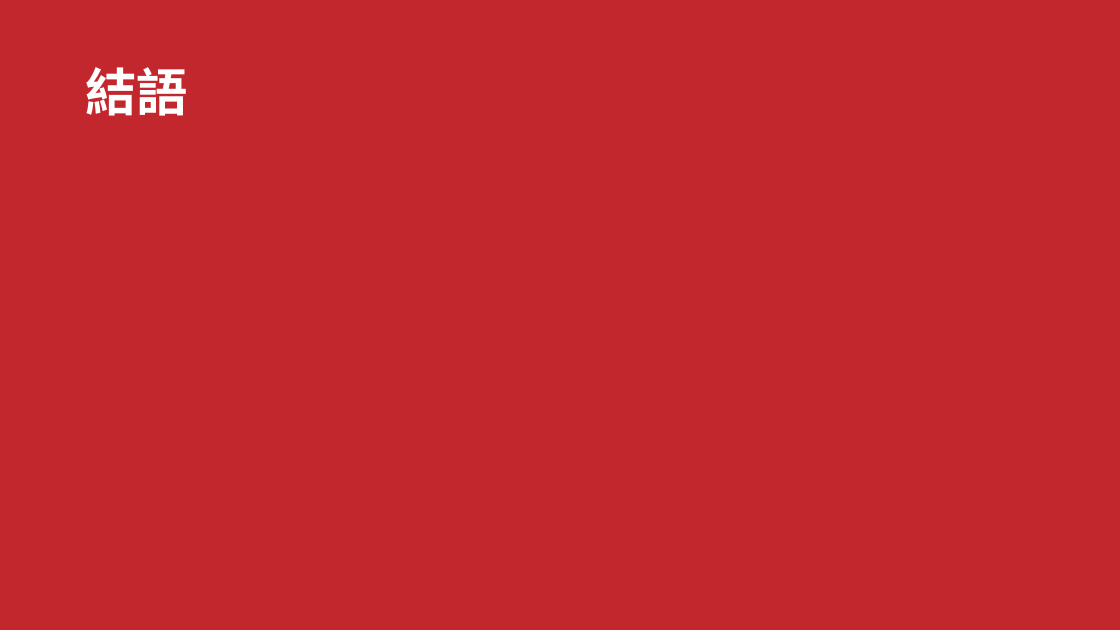
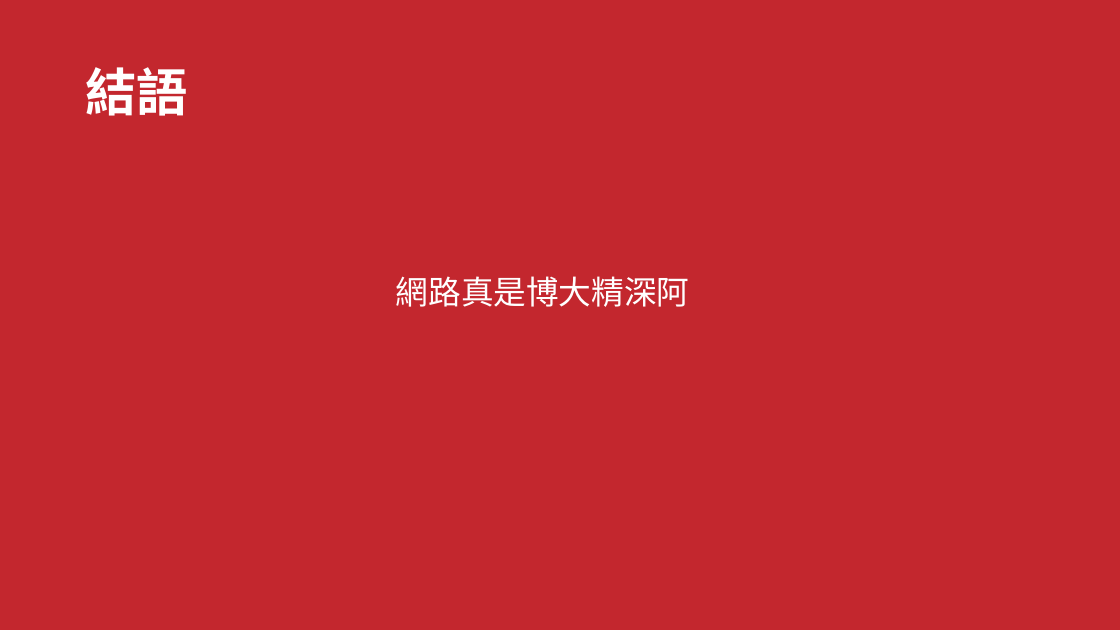
Before and after one commit to LiSeng0903/NWA-Chess, a slide deck: slide 8 of Presentation.pptx. Drawn at 1120x630 pixels with LibreOffice and Linux fonts; fonts in the diff are those of the drawing. Boxes give left, top, right and bottom in pixels: in the first picture for what was removed or moved away, otherwise in the second. Text is boxed around its words. In the diff, an @@ line names an element or a change of style, - is before the commit and + after.

```diff
--- a/Presentation.pptx
+++ b/Presentation.pptx
@@ text added at [396, 276, 690, 307], 28 pt, text #FFFFFF @@
+網路真是博大精深阿
```
Also in this commit, not shown: 6 other slides changed.
